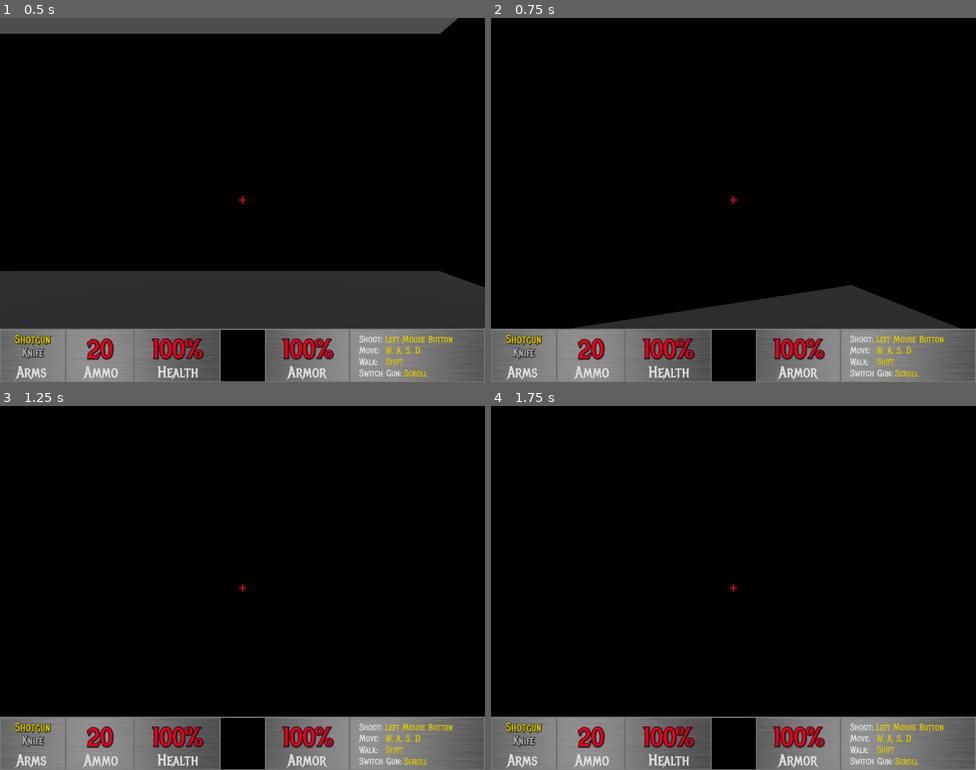
Above: before the commit, frames 1-4 (two rows, left to right).
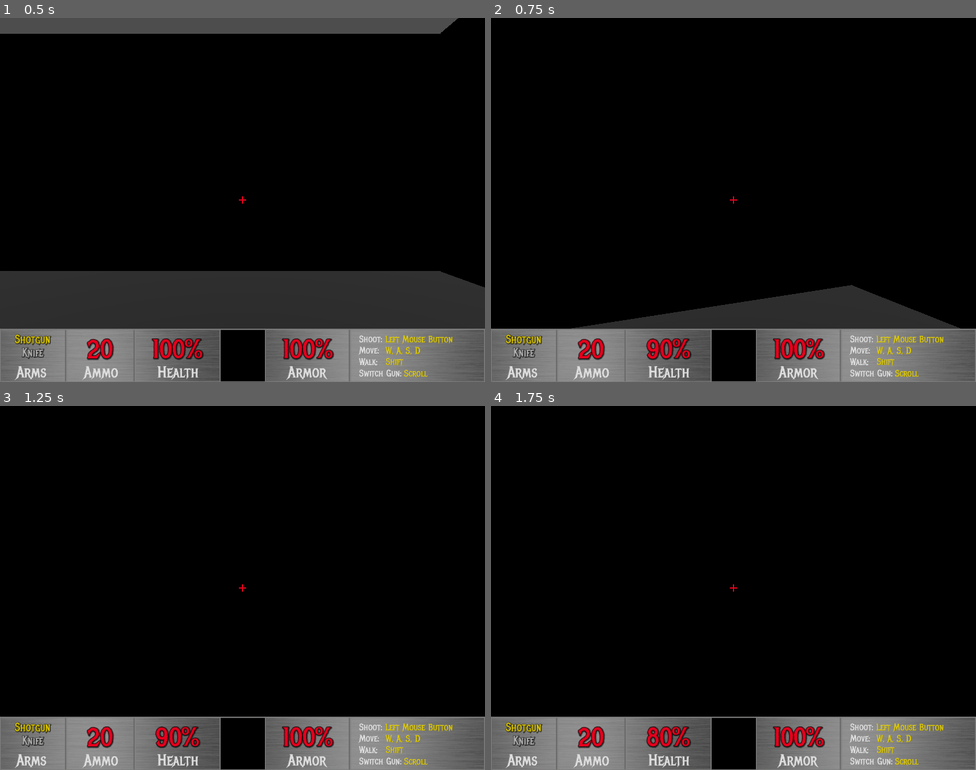
Above: after the commit, the same moments.

Repository: MisterIXI/godot-wildjam-71
Game: Godot game, scene res://scenes/_debug/oli/oli_fps.tscn
The game is run twice, just before and just after one commit, with the same random seed, the same clock (stepped at 60 frames per second) and the same inputs. This scene is started directly instead of the project's main scene.
Inputs (mouse positions are in pixels of both pictures, inside the frame that each line leads up to):
- Up to frame 1 (0.5 s): no input
- Up to frame 2 (0.75 s): tap Enter at 0.5 s; move the mouse to (757, 200) at 0.52 s; hold W (up) from 0.53 s (still down); tap F (f) at 0.6 s
- Up to frame 3 (1.25 s): keep holding W (up); tap R (r) at 0.8 s
- Up to frame 4 (1.75 s): keep holding W (up); tap Space (space) at 1.25 s; move the mouse to (709, 588) at 1.27 s; tap R (r) at 1.35 s; tap F (f) at 1.55 s

Frame 1 is identical in both runs. In frame 2, 0.5% of the frame differs, in the area x 31-42%, y 88-94%; in frame 3, 0.5%; in frame 4, 0.5%.

Commit message:
restart menu added

Diff:
--- /dev/null
+++ b/bad-apple/components/general/hide_node_on_visible.gd
@@ -0,0 +1,17 @@
+class_name HideNodeOnVisible
+extends Node
+## Hides the exported node when it turns visible on screen.
+
+
+@export var node : Node
+
+
+var parent
+func _ready():
+	parent = get_parent()
+	parent.visibility_changed.connect(_on_visibility_changed)
+
+
+func _on_visibility_changed():
+	if parent.visible:
+		node.hide()
--- /dev/null
+++ b/bad-apple/components/general/modulate_on_visible.gd
@@ -0,0 +1,20 @@
+class_name ModulateOnVisible
+extends Node
+## Modulates the opacity of the parent node when it turns visible on screen.
+
+## Duration in seconds of the opacity fade animation.
+@export_range(0.1, 3) var animation_duration: float = 0.15
+
+
+var parent
+func _ready():
+	parent = get_parent()
+	parent.visibility_changed.connect(_on_visibility_changed)
+
+
+func _on_visibility_changed():
+	if parent.visible:
+		parent.modulate.a = 0
+		var tween = get_tree().create_tween()
+		tween.set_pause_mode(Tween.TWEEN_PAUSE_PROCESS)
+		tween.tween_property(parent, "modulate:a", 1, animation_duration)
--- /dev/null
+++ b/bad-apple/components/general/pause_on_visible.gd
@@ -0,0 +1,15 @@
+class_name PauseOnVisible
+extends Node
+## Pauses the game when the parent node is visible and unpauses when becomes invisible again.
+
+var parent
+func _ready():
+	parent = get_parent()
+	parent.visibility_changed.connect(_on_visibility_changed)
+
+
+func _on_visibility_changed():
+	if parent.visible:
+		get_tree().paused = true
+	else:
+		get_tree().paused = false
--- /dev/null
+++ b/bad-apple/components/general/resize_on_visible.gd
@@ -0,0 +1,27 @@
+class_name ResizeOnVisible
+extends Node
+## Resizes the parent node when it turns visible on screen.
+
+## Duration in seconds of the opacity fade animation.
+@export_range(0.1, 3) var animation_duration: float = 1
+## Target size to resize the parent node to standard is 1,1.
+@export var max_size: Vector2 = Vector2(1.1, 1.1)
+## Target size to resize the parent node to standard is 1,1.
+@export var min_size: Vector2 = Vector2(0.9, 0.9)
+
+
+var parent
+func _ready():
+	parent = get_parent()
+	parent.scale = min_size
+	parent.visibility_changed.connect(_on_visibility_changed)
+
+
+func _on_visibility_changed():
+	if parent.visible:
+		var tween = get_tree().create_tween()
+		tween.set_pause_mode(Tween.TWEEN_PAUSE_PROCESS)
+		tween.tween_property(parent, "scale", max_size, animation_duration)
+		tween.tween_property(parent, "scale", min_size, animation_duration)
+		await tween.finished
+		_on_visibility_changed()
--- a/bad-apple/global/fps/fps_resource_manager.gd
+++ b/bad-apple/global/fps/fps_resource_manager.gd
@@ -31,8 +31,31 @@
 		armor = value
 		armor_changed.emit(armor)
 
+@onready var _start_weapon : WEAPOND_TYPE = weapon
+@onready var _start_ammo : int = ammo
+@onready var _start_health : int = health
+@onready var _start_armor : int = armor
+
 
 signal weapon_changed(weapon : WEAPOND_TYPE)
 signal ammo_changed(ammo : int)
 signal health_changed(health : int)
 signal armor_changed(armor : int)
+
+func change_resource(resource : String, delta : int) -> void:
+	match resource:
+		"ammo":
+			set("ammo", ammo + delta)
+		"health":
+			set("health", health + delta)
+		"armor":
+			set("armor", armor + delta)
+		_:
+			print("Resource not found: " + resource)
+
+
+func reset() -> void:
+	weapon = _start_weapon
+	ammo = _start_ammo
+	health = _start_health
+	armor = _start_armor
--- /dev/null
+++ b/bad-apple/scenes/_debug/oli/fps_test_keybinds.gd
@@ -0,0 +1,7 @@
+class_name FpsTestKeybinds
+extends Node
+
+
+func _input(_event):
+	if Input.is_action_just_pressed("f"):
+		FpsResourceManagerInstance.change_resource("health", -10)
--- a/bad-apple/scenes/_debug/oli/oli_fps.tscn
+++ b/bad-apple/scenes/_debug/oli/oli_fps.tscn
@@ -1,6 +1,7 @@
-[gd_scene load_steps=13 format=3 uid="uid://dxryxu0ghogbv"]
+[gd_scene load_steps=14 format=3 uid="uid://dxryxu0ghogbv"]
 
 [ext_resource type="PackedScene" uid="uid://5rw8e76sa14y" path="res://scenes/fps/character/fps_character.tscn" id="1_yoab8"]
+[ext_resource type="Script" path="res://scenes/_debug/oli/fps_test_keybinds.gd" id="4_5jj5w"]
 [ext_resource type="PackedScene" uid="uid://c3a8ulxx0j6sy" path="res://scenes/fps/fps_hud.tscn" id="4_gtln0"]
 [ext_resource type="Script" path="res://components/fps/fps_weapon_changer.gd" id="7_slocy"]
 
@@ -256,3 +257,6 @@
 script = ExtResource("7_slocy")
 
 [node name="FpsHud" parent="." instance=ExtResource("4_gtln0")]
+
+[node name="FpsTestKeybinds" type="Node" parent="."]
+script = ExtResource("4_5jj5w")
--- a/bad-apple/scenes/fps/fps_hud.tscn
+++ b/bad-apple/scenes/fps/fps_hud.tscn
@@ -1,10 +1,15 @@
-[gd_scene load_steps=6 format=3 uid="uid://c3a8ulxx0j6sy"]
+[gd_scene load_steps=11 format=3 uid="uid://c3a8ulxx0j6sy"]
 
 [ext_resource type="Texture2D" uid="uid://ht358scd52px" path="res://assets/images/fps/fps_hud.png" id="1_iwxiq"]
 [ext_resource type="LabelSettings" uid="uid://bk2irodcggxa8" path="res://resources/fps/fps_arms_active.tres" id="2_arb7m"]
 [ext_resource type="Script" path="res://components/fps/fps_change_resource_label.gd" id="3_430uw"]
 [ext_resource type="LabelSettings" uid="uid://q86xmymo8tk6" path="res://resources/fps/fps_arms_inactive.tres" id="4_a3n3q"]
 [ext_resource type="LabelSettings" uid="uid://cwc5q3642qmqo" path="res://resources/fps/fps_hud_numbers.tres" id="5_d15f2"]
+[ext_resource type="Script" path="res://scenes/fps/fps_restart_menu.gd" id="6_gqpak"]
+[ext_resource type="Script" path="res://components/general/hide_node_on_visible.gd" id="7_8udej"]
+[ext_resource type="Script" path="res://components/general/pause_on_visible.gd" id="8_f0dpd"]
+[ext_resource type="Script" path="res://components/general/modulate_on_visible.gd" id="9_drjrd"]
+[ext_resource type="Script" path="res://components/general/resize_on_visible.gd" id="10_ai8kp"]
 
 [node name="FpsHud" type="Control"]
 layout_mode = 3
@@ -226,3 +231,84 @@
 grow_vertical = 2
 mouse_filter = 2
 color = Color(0.901961, 0, 0.113725, 1)
+
+[node name="RestartMenu" type="Control" parent="."]
+layout_mode = 1
+anchors_preset = 15
+anchor_right = 1.0
+anchor_bottom = 1.0
+grow_horizontal = 2
+grow_vertical = 2
+mouse_filter = 2
+script = ExtResource("6_gqpak")
+
+[node name="Labels" type="Control" parent="RestartMenu"]
+process_mode = 3
+visible = false
+layout_mode = 1
+anchors_preset = 8
+anchor_left = 0.5
+anchor_top = 0.5
+anchor_right = 0.5
+anchor_bottom = 0.5
+offset_left = -20.0
+offset_top = -22.0
+offset_right = 20.0
+offset_bottom = 18.0
+grow_horizontal = 2
+grow_vertical = 2
+mouse_filter = 2
+
+[node name="HeadingLabel" type="Label" parent="RestartMenu/Labels"]
+process_mode = 3
+layout_mode = 1
+anchors_preset = 8
+anchor_left = 0.5
+anchor_top = 0.5
+anchor_right = 0.5
+anchor_bottom = 0.5
+offset_left = -324.0
+offset_top = -107.5
+offset_right = 324.0
+offset_bottom = -2.5
+grow_horizontal = 2
+grow_vertical = 2
+text = "You Have Died"
+label_settings = ExtResource("5_d15f2")
+horizontal_alignment = 1
+vertical_alignment = 1
+
+[node name="RetryLabel" type="Label" parent="RestartMenu/Labels"]
+process_mode = 3
+layout_mode = 1
+anchors_preset = 8
+anchor_left = 0.5
+anchor_top = 0.5
+anchor_right = 0.5
+anchor_bottom = 0.5
+offset_left = -197.0
+offset_top = -44.5
+offset_right = 197.0
+offset_bottom = 44.5
+grow_horizontal = 2
+grow_vertical = 2
+text = "Press \"R\" to Retry"
+label_settings = ExtResource("2_arb7m")
+horizontal_alignment = 1
+vertical_alignment = 1
+
+[node name="HideNodeOnVisible" type="Node" parent="RestartMenu/Labels" node_paths=PackedStringArray("node")]
+process_mode = 3
+script = ExtResource("7_8udej")
+node = NodePath("../../../Crossair")
+
+[node name="ResizeOnVisible" type="Node" parent="RestartMenu/Labels"]
+process_mode = 3
+script = ExtResource("10_ai8kp")
+
+[node name="PauseOnVisible" type="Node" parent="RestartMenu/Labels"]
+script = ExtResource("8_f0dpd")
+
+[node name="ModulateOnVisible" type="Node" parent="RestartMenu/Labels"]
+script = ExtResource("9_drjrd")
+animation_duration = 0.5
--- /dev/null
+++ b/bad-apple/scenes/fps/fps_restart_menu.gd
@@ -0,0 +1,23 @@
+extends Control
+
+var _labels : Control = null
+
+func _ready():
+	_labels = get_node("Labels")
+
+	if not _labels:
+		assert(false, str(name) + " requires to have a child called Labels to function. Path: " + str(get_path()))
+	_labels.hide()
+
+	FpsResourceManagerInstance.health_changed.connect(_on_health_changed)
+
+
+func _on_health_changed(health : int) -> void:
+	if health <= 0:
+		_labels.show()
+
+
+func _input(_event):
+	if _labels.visible and Input.is_action_just_pressed("r"):
+		FpsResourceManagerInstance.reset()
+		get_tree().reload_current_scene()
